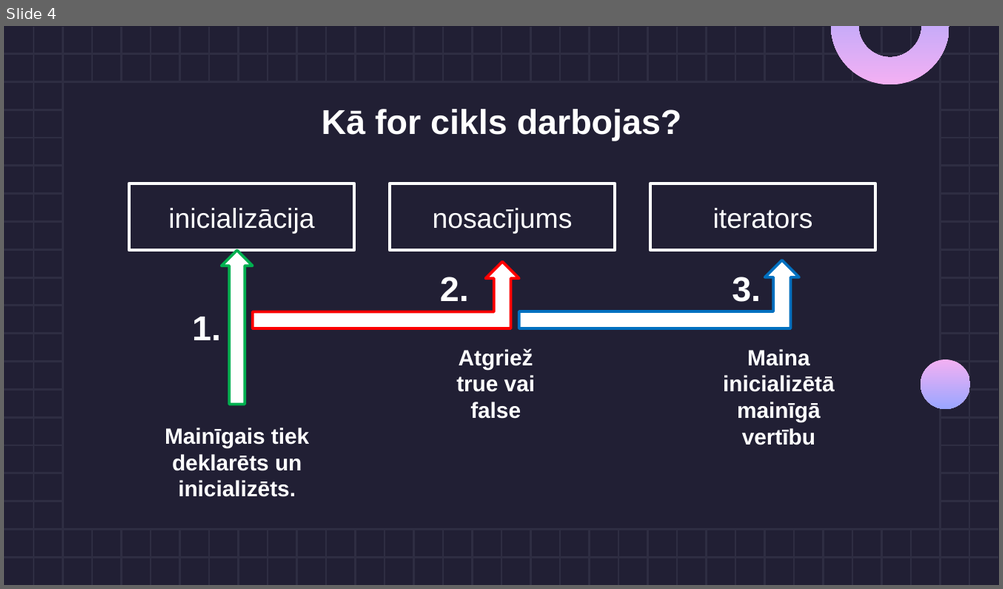
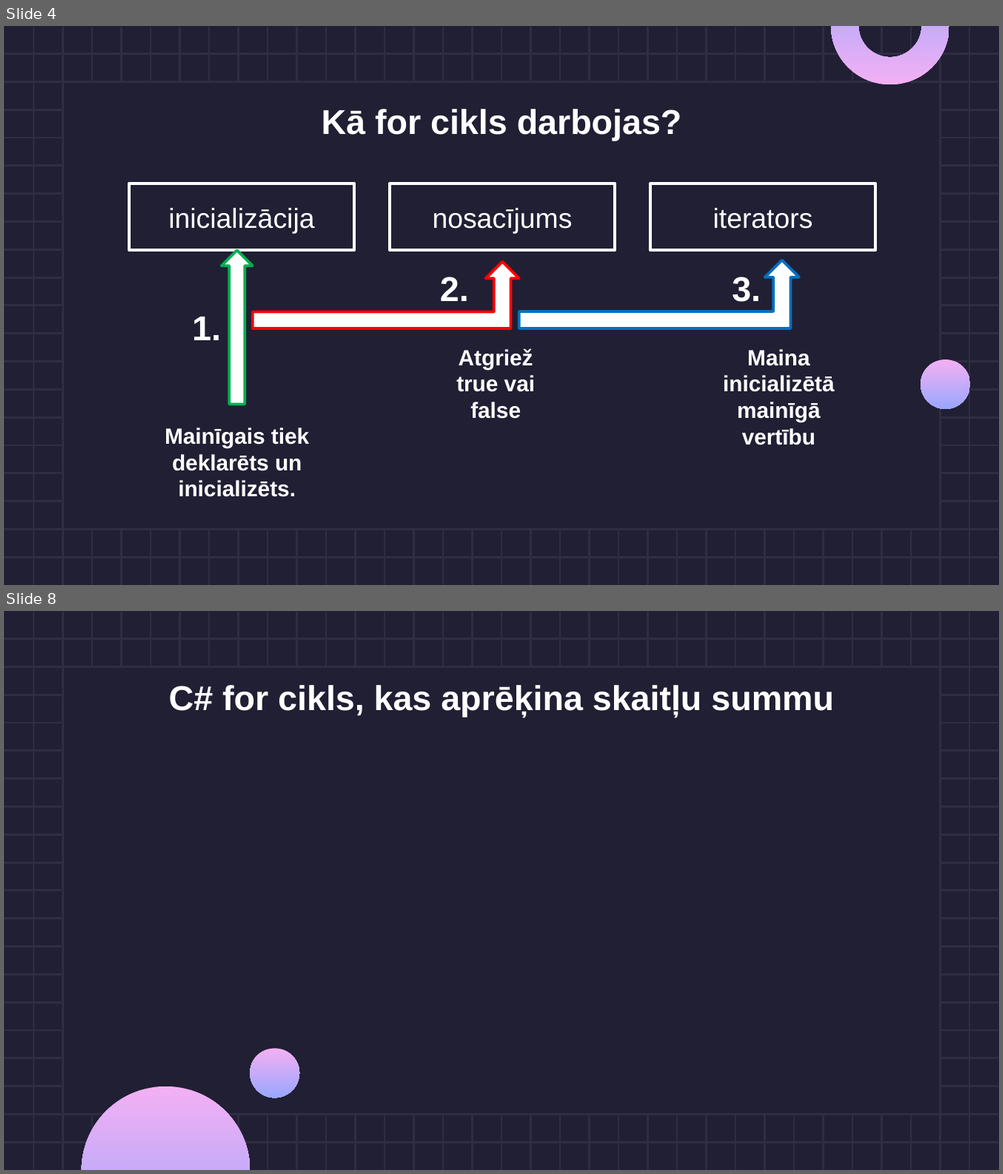
Before and after one commit to RoseU22/Eksamens_Sist_Prog, a slide deck: Cikls ar skaitītāju strādājot ar C#.pptx. Shown one above the other, each under a label of ours: slide 4 before the commit, slides 4 and 8 after it; the slides between them are not shown. The pictures are 1003x589 and 1003x1174 pixels, drawn with LibreOffice and Linux fonts; fonts in the diff are those of the drawing. Boxes give left, top, right and bottom in pixels: in the first picture for what was removed or moved away, otherwise in the second. Text is boxed around its words. In the diff, an @@ line names an element or a change of style, - is before the commit and + after.

```diff
--- a/Cikls ar skaitītāju strādājot ar C#.pptx
+++ b/Cikls ar skaitītāju strādājot ar C#.pptx
@@ slide 8 added at [4,611,999,1170], background #211F34; not listed: 53 template elements that a slide beside it also shows @@
@@ text added at [169,685,834,717], 25 pt, text #FFFFFF, bold @@
+C# for cikls, kas aprēķina skaitļu summu
@@ ellipse added at [250,1048,299,1099], fill gradient #F3B0F3 to #9AA6FF @@
@@ ellipse added at [82,1086,250,1170], fill gradient #F3B0F3 to #9AA6FF @@
```
Also in this commit, not shown: 10 other slides added, 11 slides removed.
